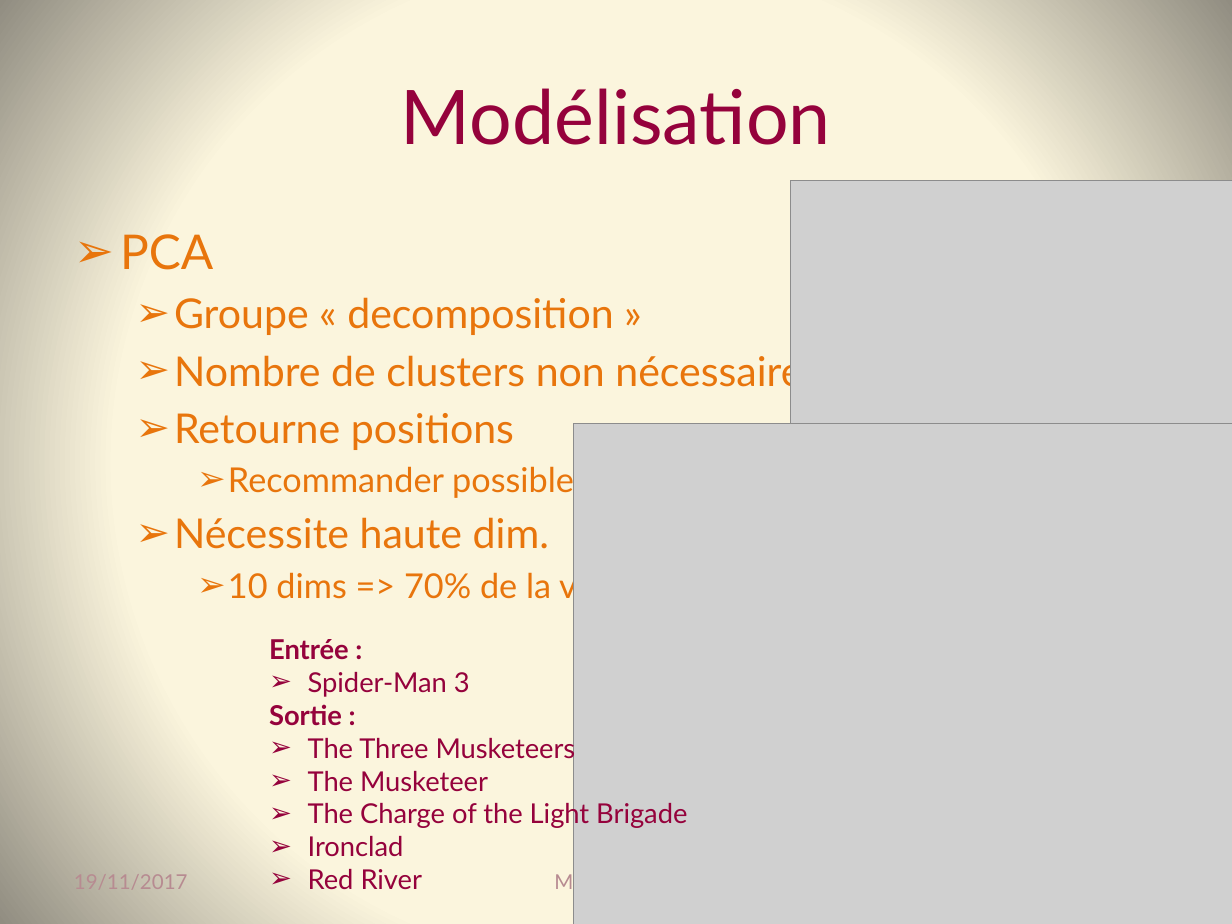
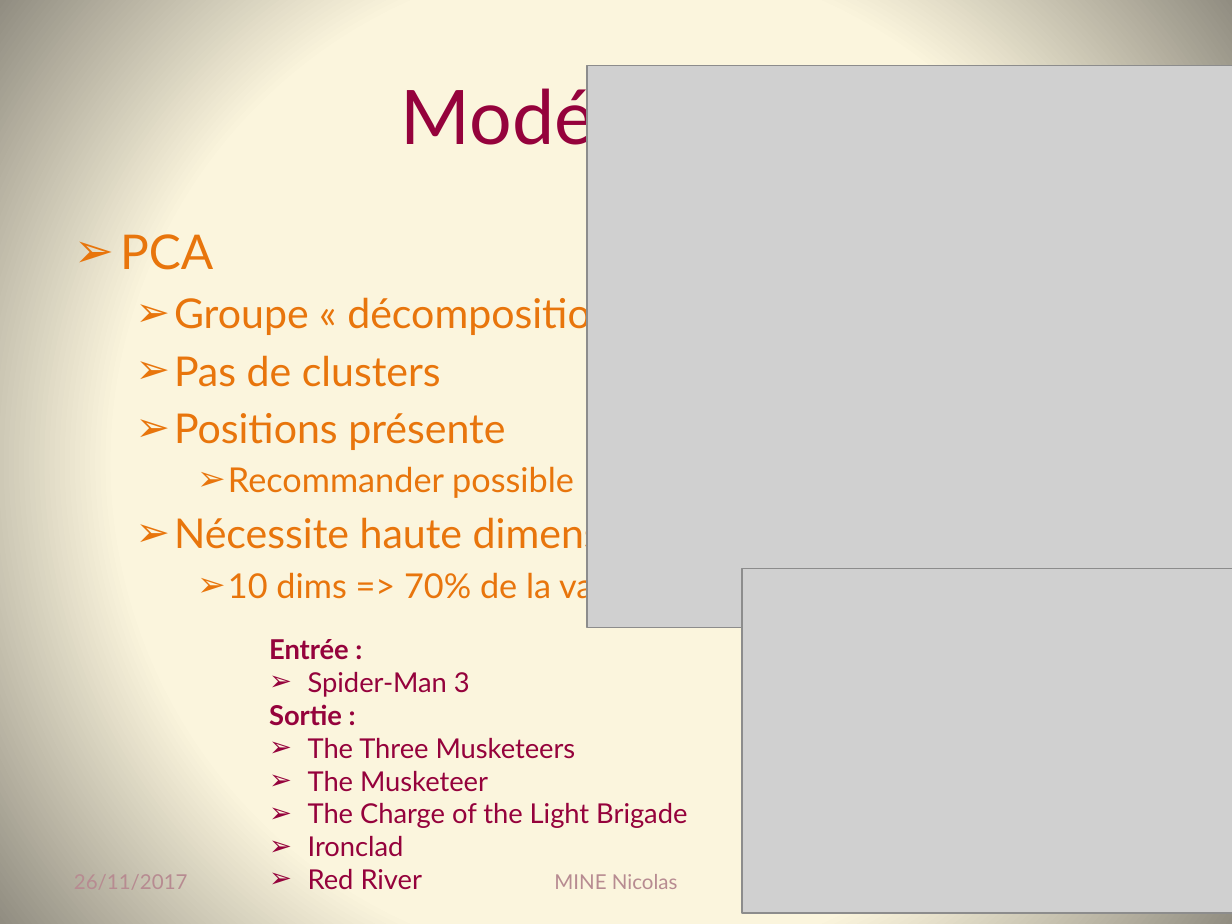
Before and after one commit to Coni63/OC_DS, a slide deck: slide 14 of P3/Presentation-projet_3.pptx. Drawn at 1232x924 pixels with LibreOffice and Linux fonts; fonts in the diff are those of the drawing; grey boxes stand for pictures. Boxes give left, top, right and bottom in pixels: in the first picture for what was removed or moved away, otherwise in the second. Text is boxed around its words. In the diff, an @@ line names an element or a change of style, - is before the commit and + after.

```diff
--- a/P3/Presentation-projet_3.pptx
+++ b/P3/Presentation-projet_3.pptx
@@ picture added at [586,65,1232,627] @@
@@ picture removed at [791,181,1232,488] @@
@@ text at [174,292,613,450]: text changed @@
-  ➢ Groupe « decomposition »
-  ➢ Nombre de clusters non nécessaire
-  ➢ Retourne positions
+  ➢ Groupe « décomposition »
+  ➢ Pas de clusters
+  ➢ Positions présente
@@ picture removed at [574,424,1232,924] @@
@@ text at [174,512,658,556]: text changed @@
-  ➢ Nécessite haute dim.
+  ➢ Nécessite haute dimension
@@ picture added at [742,569,1232,913] @@
@@ text at [74,874,188,889]: text changed @@
-19/11/2017
+26/11/2017
```
Also in this commit, not shown: 17 other slides changed, 2 slides added, 10 other files.
